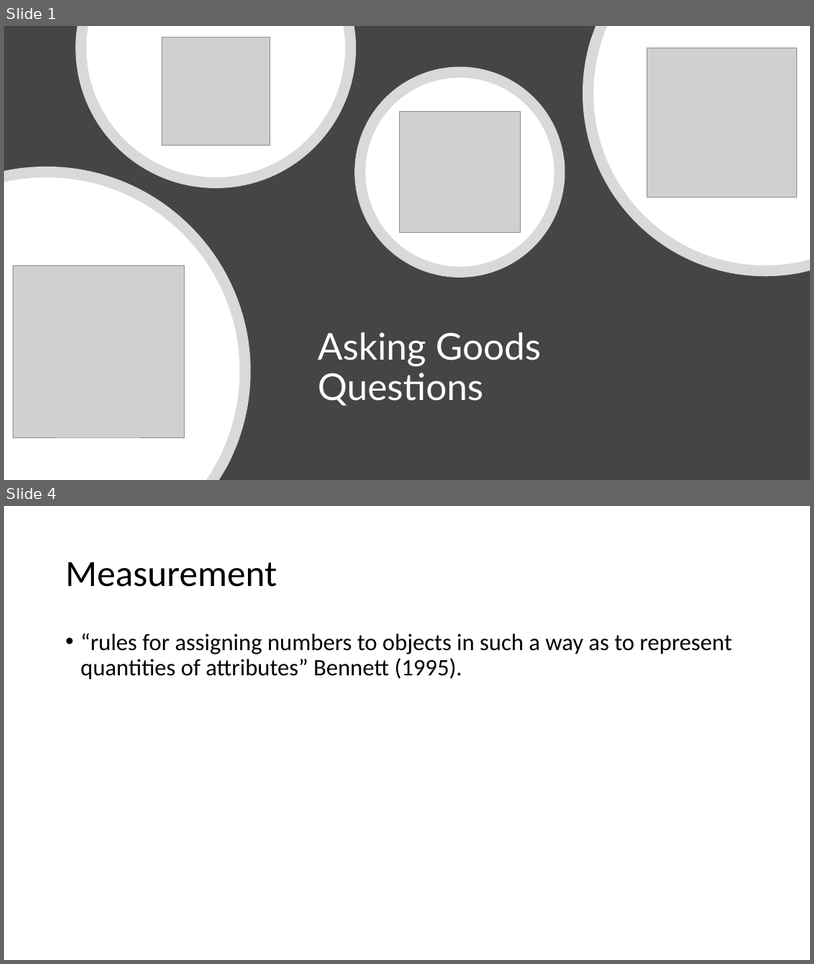
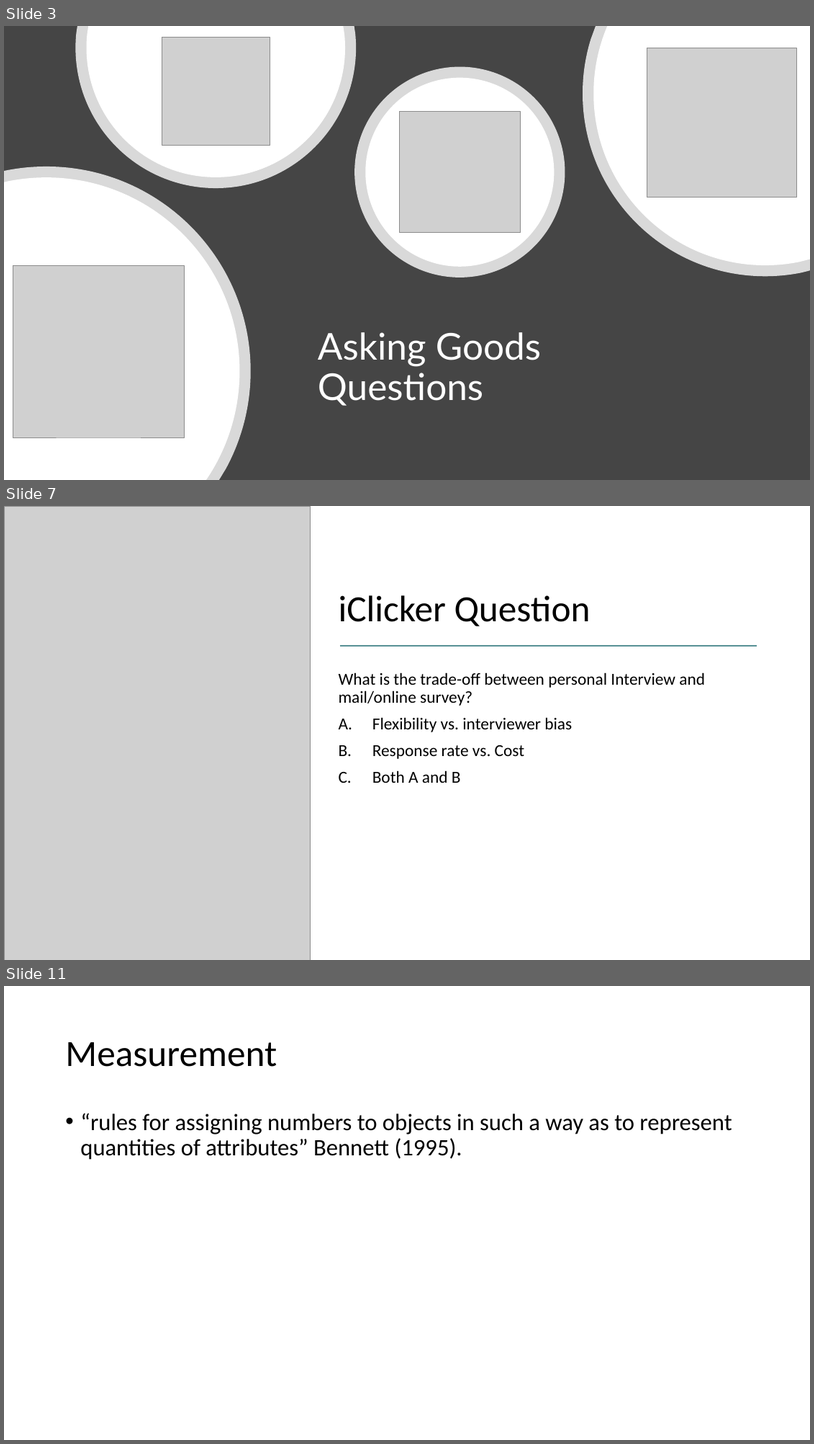
Before and after one commit to mikenguyen13/mar4050, a slide deck: lectures/5/2_Asking Goods Questions.pptx. Shown one above the other, each under a label of ours: slides 1 and 4 before the commit, slides 3, 7 and 11 after it; the slides between them are not shown. The pictures are 814x964 and 814x1444 pixels, drawn with LibreOffice and Linux fonts; fonts in the diff are those of the drawing; grey boxes stand for pictures. Boxes give left, top, right and bottom in pixels: in the first picture for what was removed or moved away, otherwise in the second. Text is boxed around its words. In the diff, an @@ line names an element or a change of style, - is before the commit and + after.

```diff
--- a/lectures/5/2_Asking Goods Questions.pptx
+++ b/lectures/5/2_Asking Goods Questions.pptx
@@ slide 7 added at [4, 506, 810, 960], background #FFFFFF @@
@@ picture added at [4, 506, 311, 960] @@
@@ title added at [339, 595, 591, 626], 44 pt, text #000000 @@
+iClicker Question
@@ line added from (340, 646) to (758, 646), #589195 1.5 pt @@
@@ text added at [339, 672, 705, 782], 20 pt, text #000000 @@
+What is the trade-off between personal Interview and mail/online survey?
+A. Flexibility vs. interviewer bias
+B. Response rate vs. Cost
+C. Both A and B
@@ what was slide 1 is now slide 3 @@
@@ what was slide 4 is now slide 11 @@
```
Also in this commit, not shown: 2 slides changed, 7 other slides added, 1 other file.
